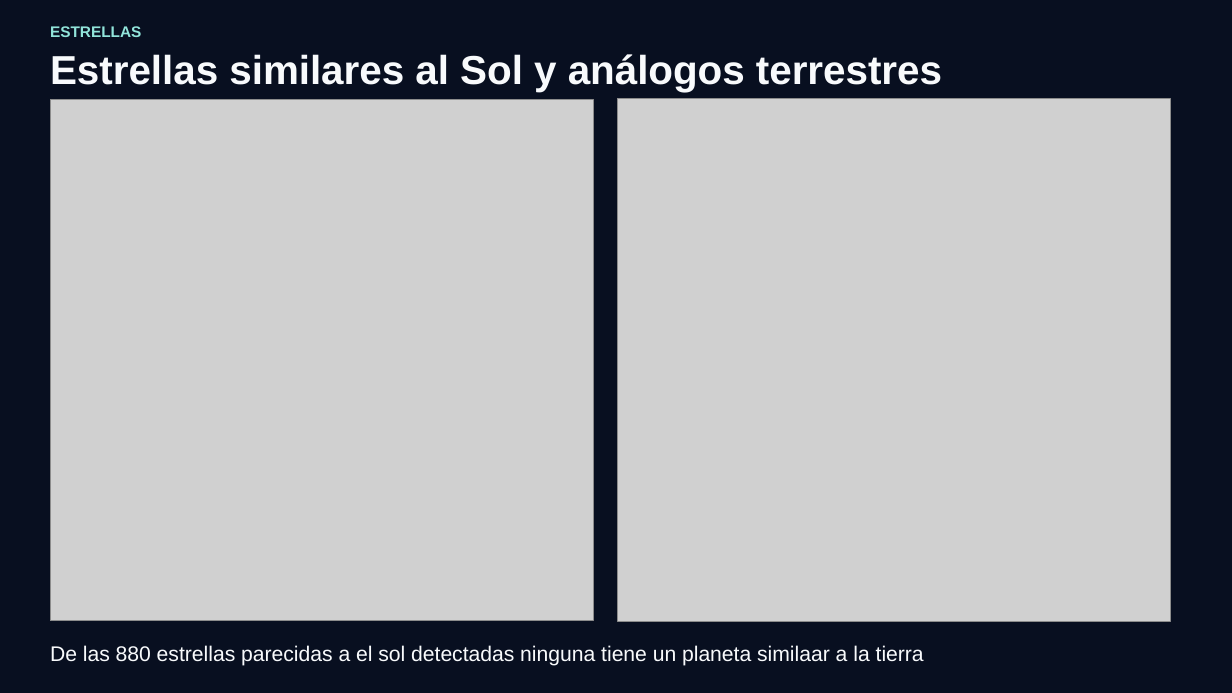
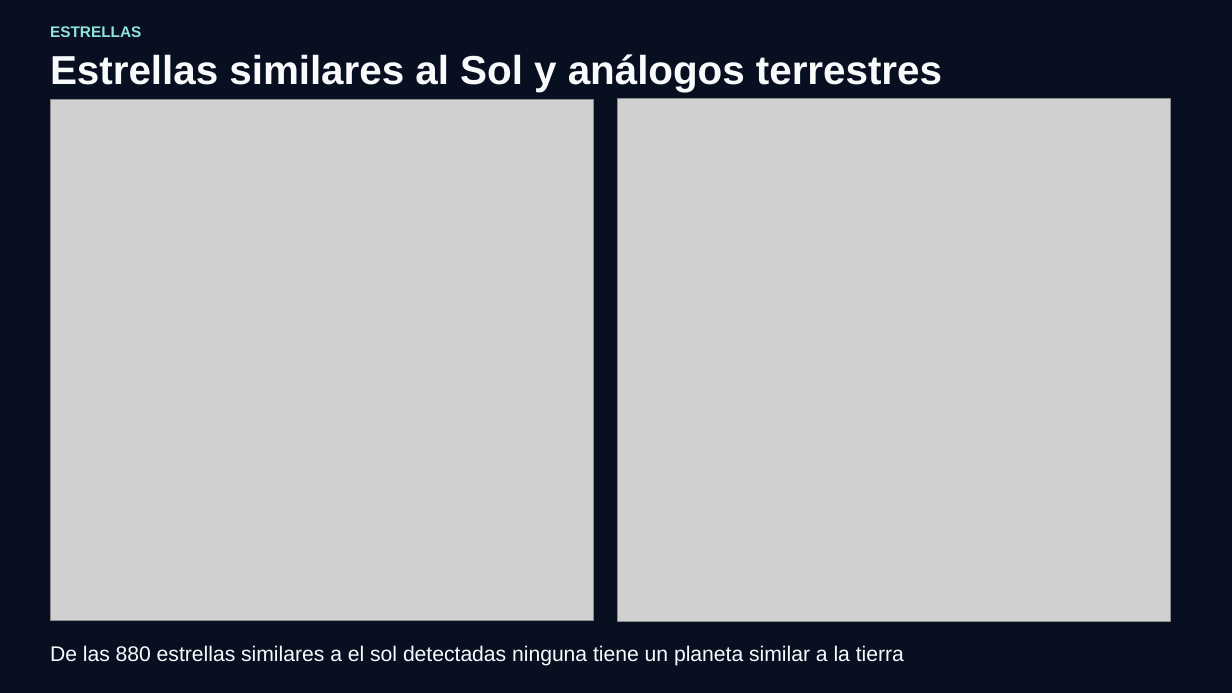
Before and after one commit to AitorMasa/Exoplanetas-y-sistemas-extrasolares, a slide deck: slide 8 of presentacion/Plantilla_Exoplanetas.pptx. Drawn at 1232x693 pixels with LibreOffice and Linux fonts; fonts in the diff are those of the drawing; grey boxes stand for pictures; background and template pictures are left out. Boxes give left, top, right and bottom in pixels: in the first picture for what was removed or moved away, otherwise in the second. Text is boxed around its words. In the diff, an @@ line names an element or a change of style, - is before the commit and + after.

```diff
--- a/presentacion/Plantilla_Exoplanetas.pptx
+++ b/presentacion/Plantilla_Exoplanetas.pptx
@@ text at (x1=50, y1=645, x2=904, y2=666): text changed @@
-De las 880 estrellas parecidas a el sol detectadas ninguna tiene un planeta similaar a la tierra
+De las 880 estrellas similares a el sol detectadas ninguna tiene un planeta similar a la tierra
```
Also in this commit, not shown: 5 other slides changed, 9 other files.
